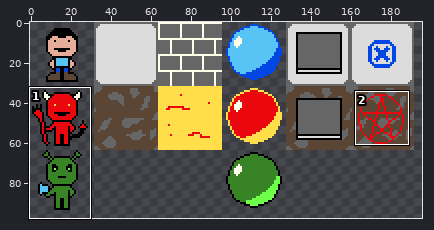
File history of a sprite sheet, src/img/atlas.png. Above, an overview of the earlier version with the close-up marked.
Close-up. Before the commit:
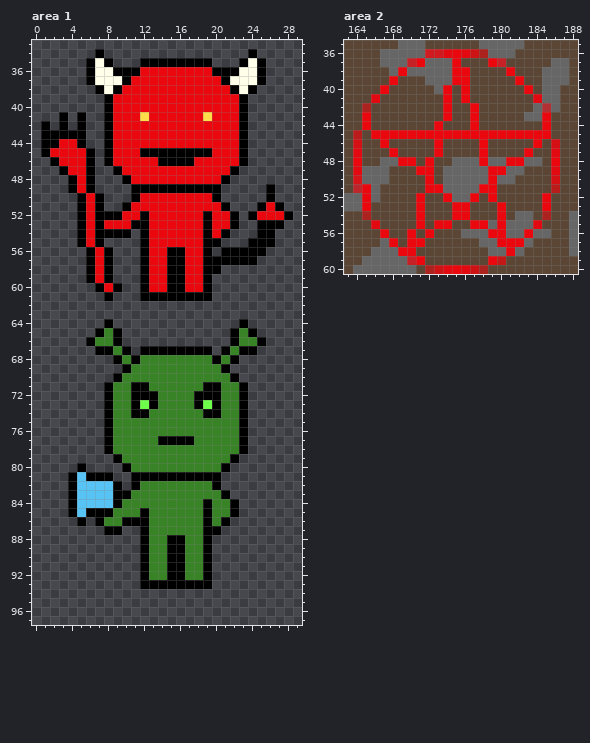
The file is 256x256 pixels. Colours within 5 levels of each other are drawn and written as one. Shown: area 1: x 0..29, y 33..97; area 2: x 163..188, y 35..60. The wide view leaves out empty margins. The commit also changed other parts of the picture, which this record leaves out.
The result:
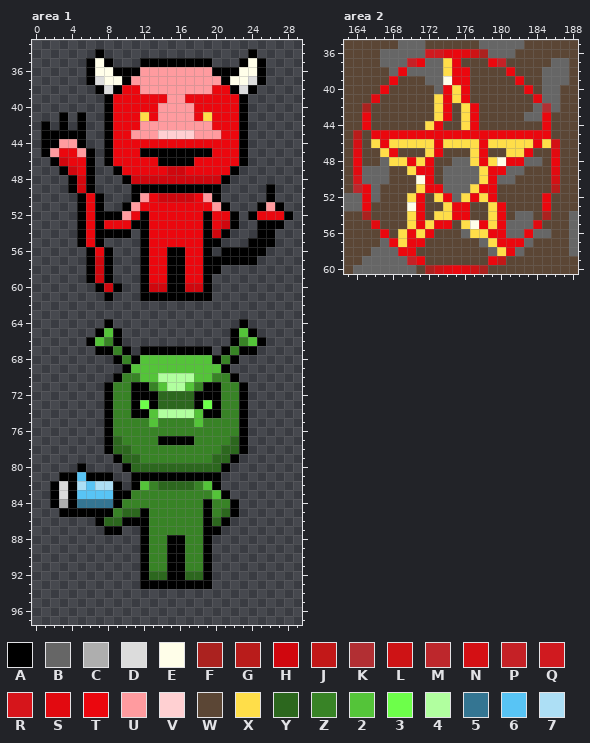
Palette (. is transparent): A #000000  B #666666  C #aeaeae  D #dcdcdc  E #fffee9  F #ab221f  G #b91c1b  H #d0070e  J #c21818  K #b22f33  L #ce1315  M #bd272c  N #d41014  P #c52126  Q #d01a1f  R #d6151b  S #e20a10  T #eb070e  U #ff9b9f  V #ffd0d2  W #5b4635  X #ffde49  Y #2c671e  Z #388326  2 #54c439  3 #6dff4a  4 #b1ff9f  5 #347592  6 #58c4f5  7 #addff5
Difference:
Area 1:
y 36: x 12..19 TTTTTTTT -> UUUUUUUU
y 37: x 7 E -> D; x 11..20 TTTTTTTTTT -> UUUUUUUUUU; x 24 E -> D
y 38: x 8 E -> D; x 12..19 TTTTTTTT -> UUUUUUUU; x 23 E -> D
y 39: x 15..16 TT -> UU
y 40..41: x 14..17 TTTT -> UUUU
y 42: x 12..19 TTTTTTTT -> UUUUUUUU
y 43: x 11..20 TTTTTTTTTT -> UUUVVVVUUU
y 44: x 3..4 TT -> UU
y 45: x 2 T -> U; x 5 T -> U
y 46: x 3 T -> H
y 47: x 4 T -> H; x 15..16 TT -> HH
y 48: x 5 T -> H; x 11..20 TTTTTTTTTT -> HHHHHHHHHH
y 49: x 5 T -> H
y 50: x 12 T -> U; x 14..17 TTTT -> HHHH; x 19 T -> U
y 51: x 11 T -> U; x 20 T -> U; x 26 T -> U
y 52: x 10 T -> U
y 53: x 21 T -> H
y 54: x 20 T -> H
y 57..59: x 7 T -> H
y 60: x 8 T -> H; x 13..14 TT -> HH; x 17..18 TT -> HH
y 65: x 8 Z -> 2; x 23 Z -> 2
y 66: x 7 Z -> 2; x 24 Z -> 2
y 68: x 12..19 ZZZZZZZZ -> 22222222
y 69: x 11..20 ZZZZZZZZZZ -> 2222222222
y 70: x 12..19 ZZZZZZZZ -> 22444422
y 71: x 14..17 ZZZZ -> 2442
y 72..73: x 14..17 ZZZZ -> YYYY
y 74: x 13..18 ZZZZZZ -> 244442
y 75: x 13 Z -> 2; x 18 Z -> 2
y 77: x 9 Z -> Y; x 22 Z -> Y
y 78: x 9..10 ZZ -> YY; x 21..22 ZZ -> YY
y 79: x 10..11 ZZ -> YY; x 20..21 ZZ -> YY
y 80: x 11..20 ZZZZZZZZZZ -> YYYYYYYYYY
y 81: x 3 . -> A
y 82: x 2..3 .. -> AD; x 5 6 -> 7; x 7..8 66 -> 77; x 12 Z -> 2; x 14..17 ZZZZ -> YYYY; x 19 Z -> 2
y 83: x 2..3 .. -> AD; x 20 Z -> 2
y 84: x 2..3 .. -> AC; x 5..8 6666 -> 5555
y 85: x 3 . -> A; x 5 6 -> A; x 10..11 ZZ -> YY; x 21 Z -> Y
y 86: x 5 A -> .; x 8..9 ZZ -> YY; x 20 Z -> Y
y 92: x 13..14 ZZ -> YY; x 17..18 ZZ -> YY
Area 2:
y 37..38: x 174 B -> X
y 39: x 174 B -> E
y 40: x 175 W -> X
y 41: x 173 W -> X; x 175 W -> X
y 42..43: x 173 W -> X; x 176 W -> X
y 44: x 172 W -> X; x 176 W -> X
y 46: x 166 W -> X; x 168..172 WWWWW -> XXXXX; x 174..177 WWWW -> XXXX; x 179..183 WWWWW -> XXXXX; x 185 W -> X
y 47: x 167 W -> X; x 172 W -> X; x 177 W -> X; x 181..182 WW -> XX
y 48: x 168..169 BT -> XX; x 171 W -> X; x 177 B -> X; x 179..180 BB -> XE
y 49: x 170 W -> X; x 178 B -> X
y 50: x 171 W -> E; x 178 B -> X
y 51: x 171 W -> X; x 177 B -> X
y 52: x 170 W -> X; x 173 W -> X; x 176 B -> X; x 178 W -> X
y 53: x 170 W -> E; x 174 W -> X; x 179 W -> X
y 54: x 170 W -> X; x 173..174 WW -> XX; x 179 W -> X
y 55: x 170 W -> X; x 172 W -> X; x 176..177 WT -> XE; x 179 B -> X
y 56: x 169 W -> X; x 171 W -> X; x 177..178 BB -> XX
y 57: x 169 W -> X; x 179 B -> X
y 58: x 180 B -> X
Where, in picture pixels (left, top, right, bottom), the same in both close-ups:
changed: (95, 67, 275, 238)
changed: (50, 139, 86, 193)
changed: (50, 256, 257, 526)
changed: (149, 571, 203, 580)
changed: (371, 58, 551, 256)
